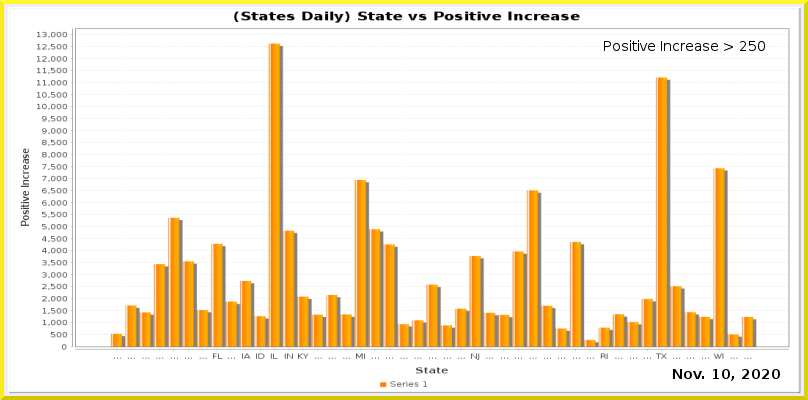
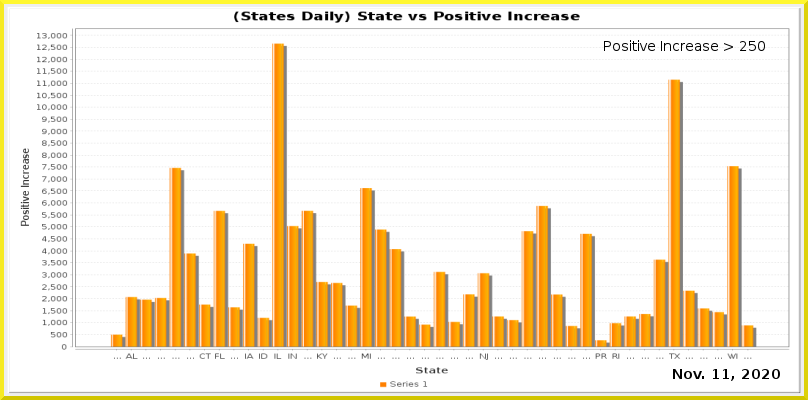
Layered file, before and after one edit (808x400). Changes by layer:
painted on "Current Date" over (722, 369, 730, 379)
painted on "Date_vs_TestIncrease.png" over (37, 31, 789, 360)
